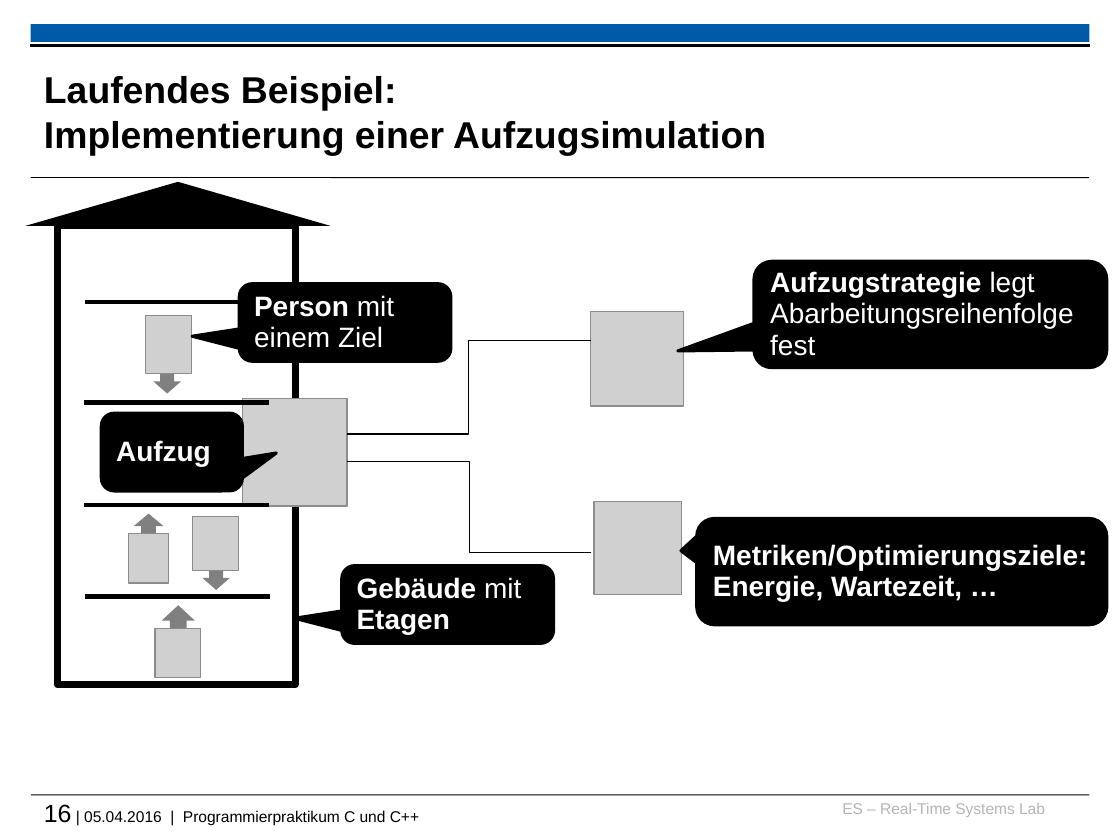
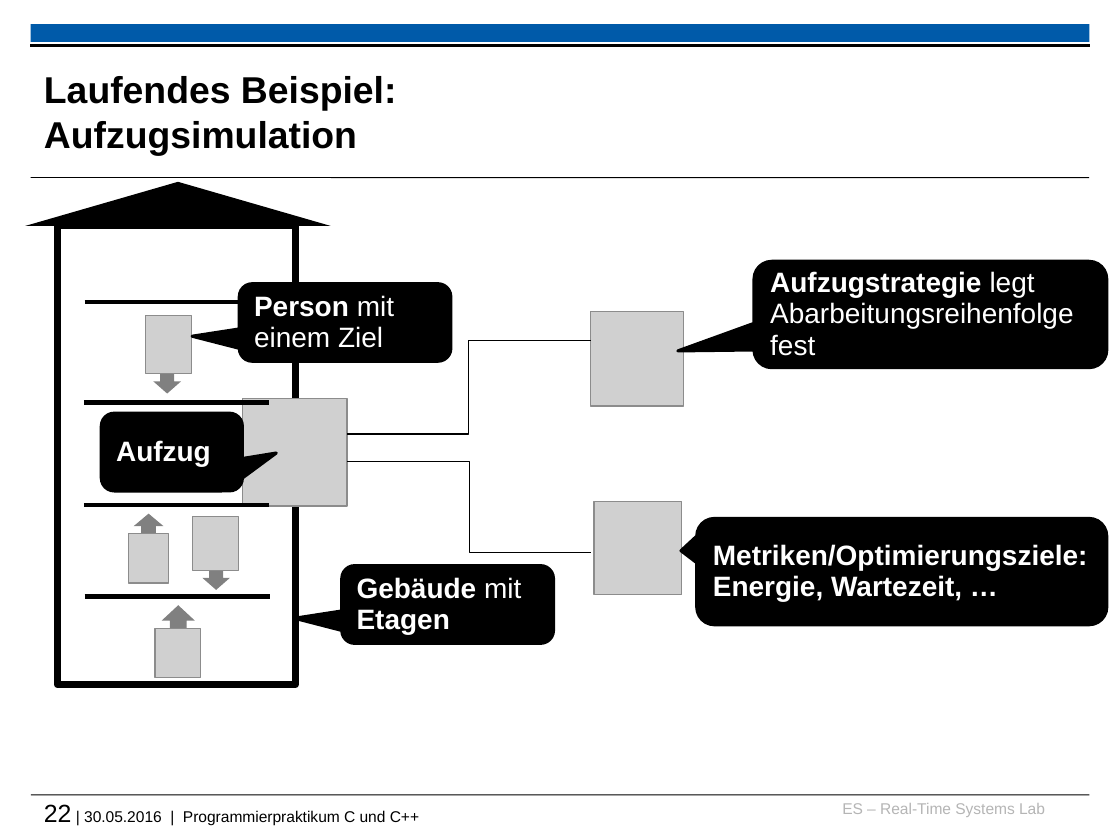
Before and after one commit to h82k/tud-cppp, a slide deck: slide 22 of cppp_lecture.pptx (slide 16 before the commit). Drawn at 1120x840 pixels with LibreOffice and Linux fonts; fonts in the diff are those of the drawing; grey boxes stand for pictures; background and template pictures are left out. Boxes give left, top, right and bottom in pixels: in the first picture for what was removed or moved away, otherwise in the second. Text is boxed around its words. In the diff, an @@ line names an element or a change of style, - is before the commit and + after.

```diff
--- a/cppp_lecture.pptx
+++ b/cppp_lecture.pptx
@@ title at (44, 76, 397, 156): text changed @@
-Laufendes Beispiel:
-Implementierung einer Aufzugsimulation
+Laufendes Beispiel:
+Aufzugsimulation
@@ text at (44, 804, 419, 825): text changed @@
-16 | 05.04.2016 | Programmierpraktikum C und C++
+22 | 30.05.2016 | Programmierpraktikum C und C++
```
Also in this commit, not shown: 80 other slides changed, 20 slides added, 14 slides removed, 1 other file.
